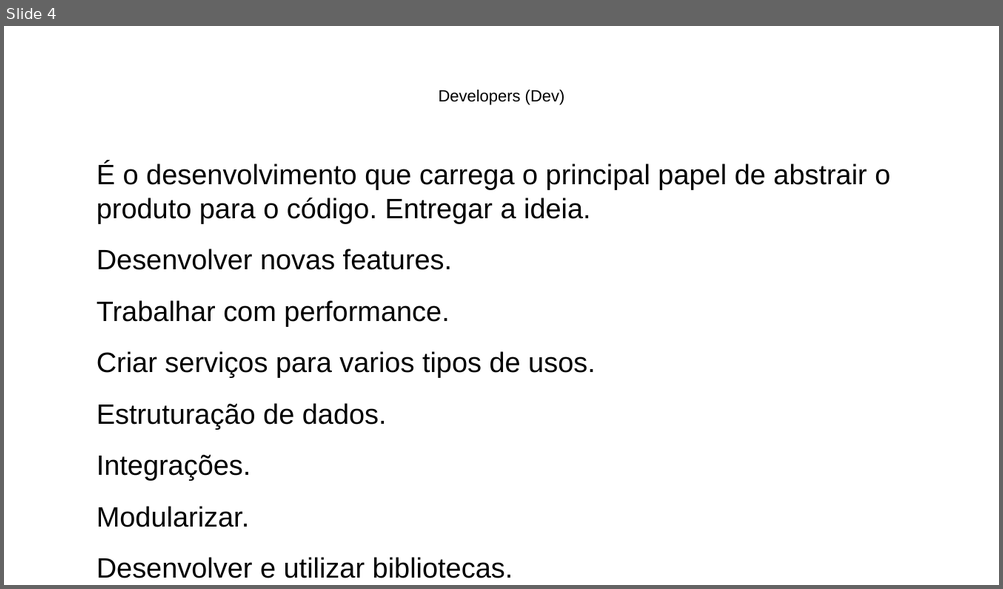
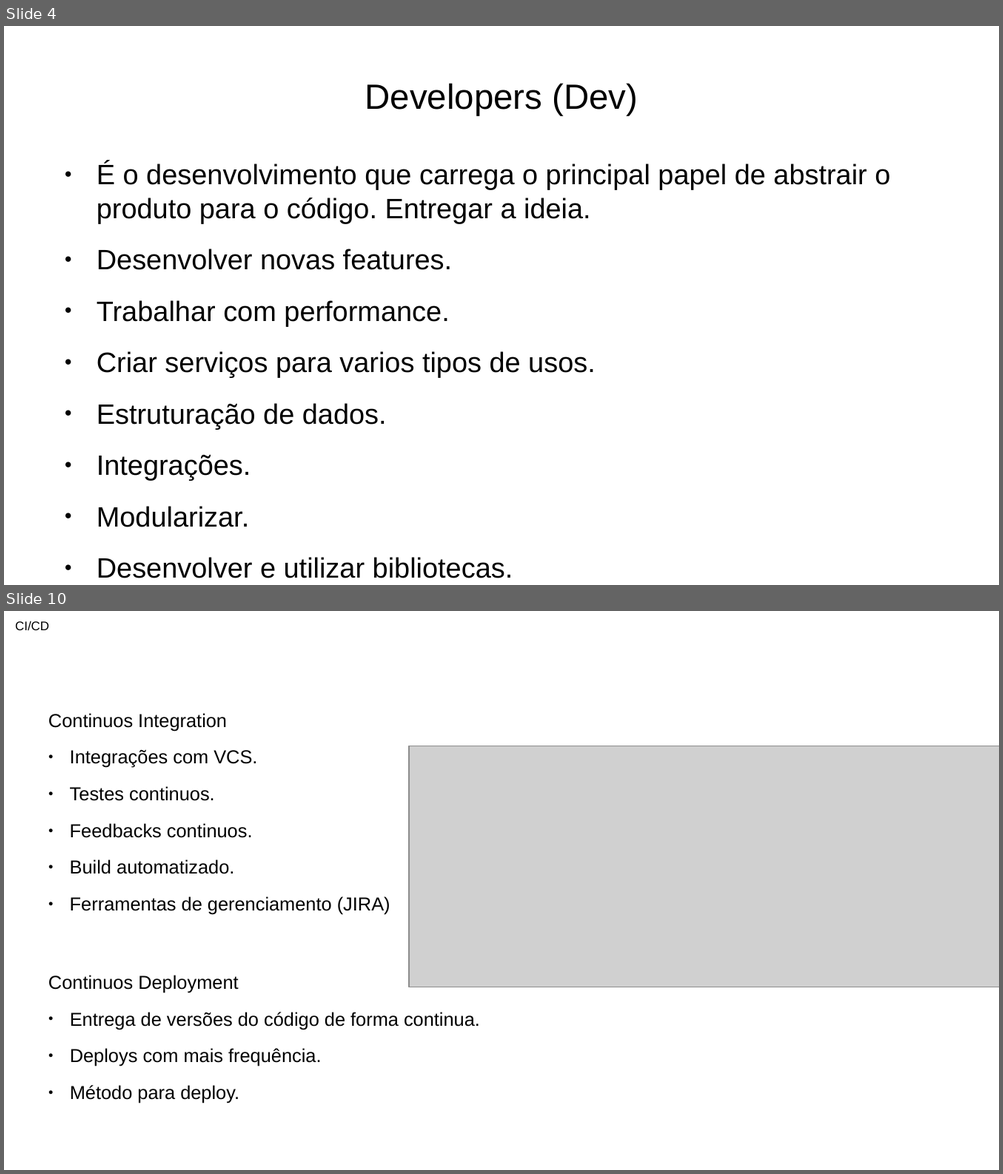
Before and after one commit to ramonesc3po/workshop-devops, a slide deck: workshop_devops.odp. Shown one above the other, each under a label of ours: slide 4 before the commit, slides 4 and 10 after it; the slides between them are not shown. The pictures are 1003x589 and 1003x1174 pixels, drawn with LibreOffice and Linux fonts; fonts in the diff are those of the drawing; grey boxes stand for pictures. Boxes give left, top, right and bottom in pixels: in the first picture for what was removed or moved away, otherwise in the second. Text is boxed around its words. In the diff, an @@ line names an element or a change of style, - is before the commit and + after.

```diff
--- a/workshop_devops.odp
+++ b/workshop_devops.odp
@@ slide 10 added at bbox=[4, 611, 999, 1170], background #FFFFFF @@
@@ text added at bbox=[15, 621, 49, 631], 10 pt, text #000000 @@
+CI/CD
@@ text added at bbox=[48, 713, 390, 915], 15 pt, text #000000 @@
+Continuos Integration
+● Integrações com VCS.
+● Testes continuos.
+● Feedbacks continuos.
+● Build automatizado.
+● Ferramentas de gerenciamento (JIRA)
@@ picture added at bbox=[410, 746, 999, 988] @@
@@ text added at bbox=[48, 975, 480, 1103], 15 pt, text #000000 @@
+Continuos Deployment
+● Entrega de versões do código de forma continua.
+● Deploys com mais frequência.
+● Método para deploy.
@@ slide 4 changed as well @@
@@ title "Developers (Dev)" at bbox=[365, 83, 637, 116]: size 13 to 28 pt @@
@@ text "É o desenvolvimento que carrega ..." at bbox=[96, 162, 890, 579]: bullet none to ● @@
```
Also in this commit, not shown: 5 other slides changed, 10 other slides added, 4 slides removed.
